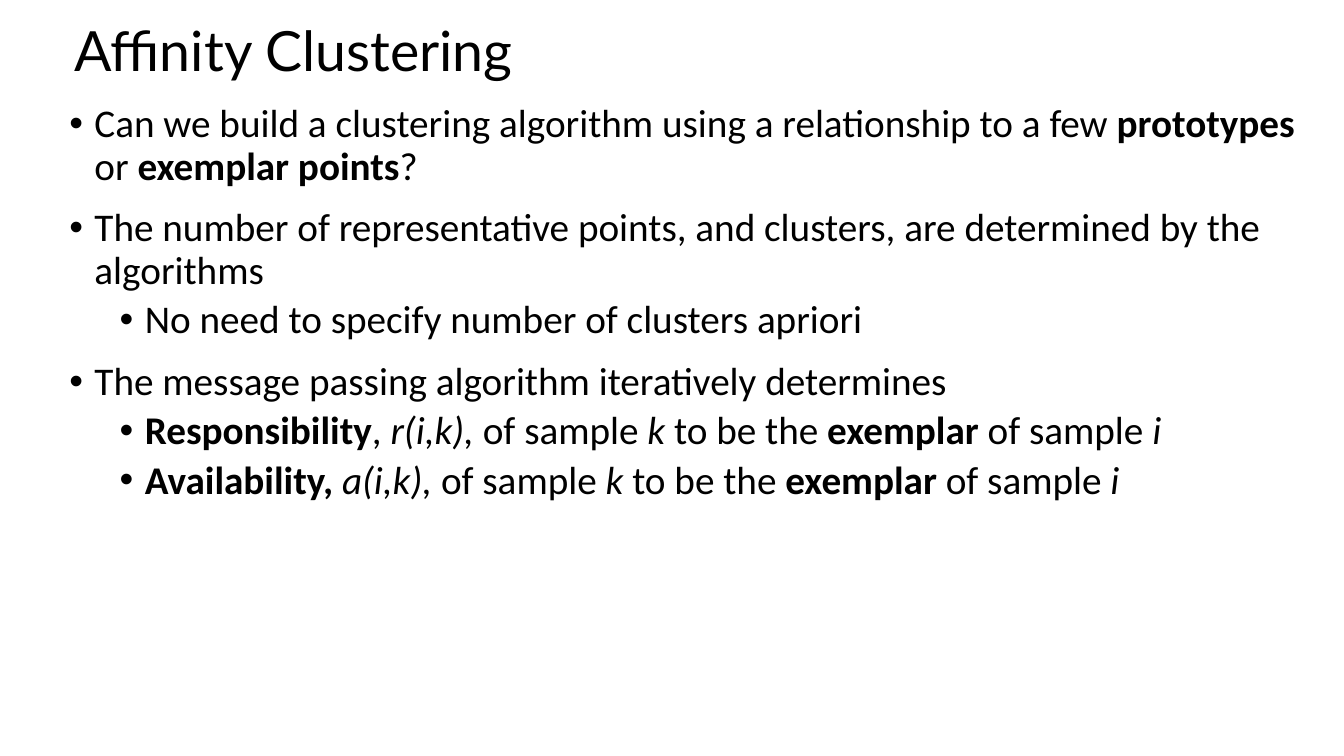
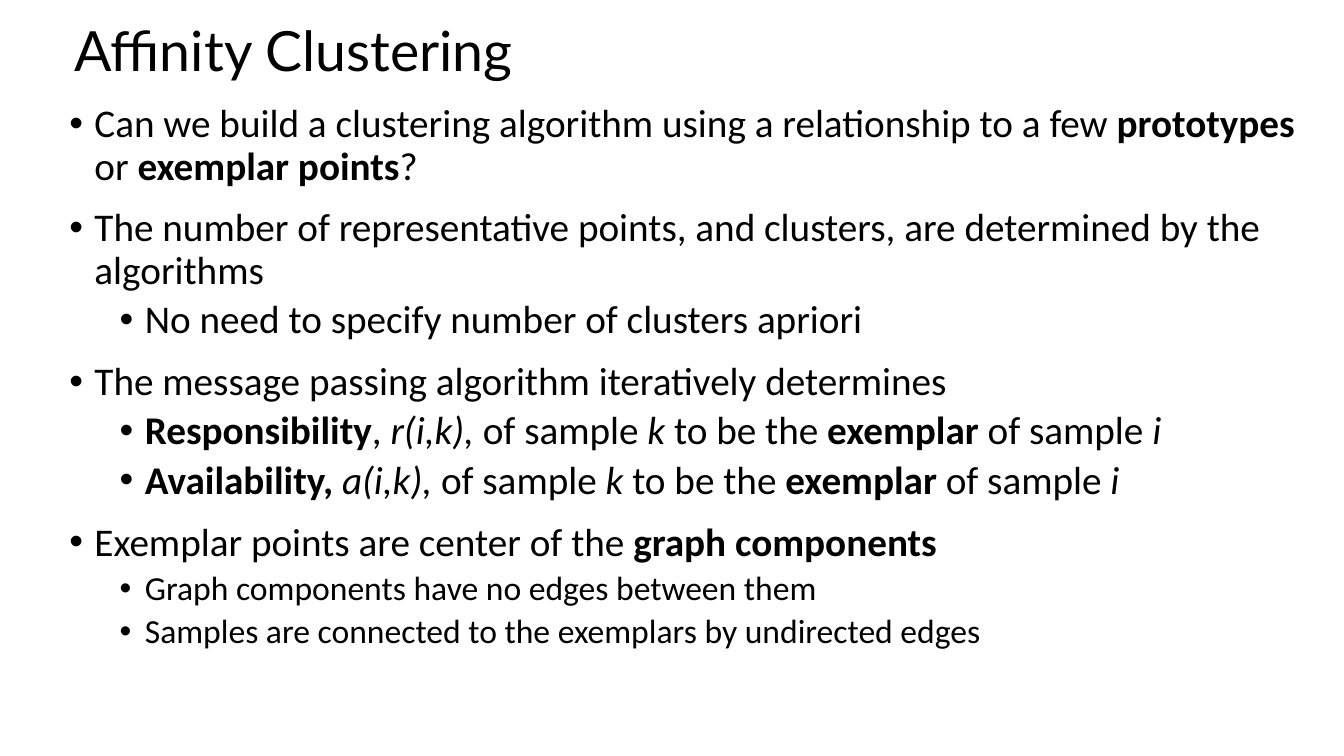
Before and after one commit to StephenElston/CSCI-E-108, a slide deck: slide 44 of slides/6_IntroductionToClustering.pptx (slide 43 before the commit). Drawn at 1344x756 pixels with LibreOffice and Linux fonts; fonts in the diff are those of the drawing. Boxes give left, top, right and bottom in pixels: in the first picture for what was removed or moved away, otherwise in the second. Text is boxed around its words. In the diff, an @@ line names an element or a change of style, - is before the commit and + after.

```diff
--- a/slides/6_IntroductionToClustering.pptx
+++ b/slides/6_IntroductionToClustering.pptx
@@ text at [94,528,980,649]: paragraphs added @@
+• Exemplar points are center of the graph components
+  • Graph components have no edges between them
+  • Samples are connected to the exemplars by undirected edges
```
Also in this commit, not shown: 9 other slides changed, 9 slides added.
